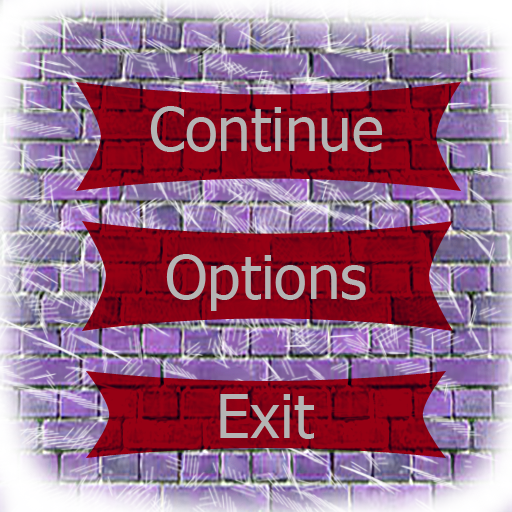
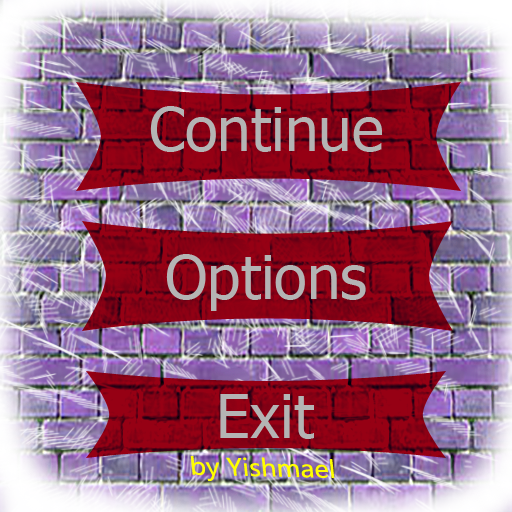
The second 512 x 512 image is a revision of the first. Changes to its layers:
added layer "by Yishmael" above "Exit" over [190, 456, 335, 481]
